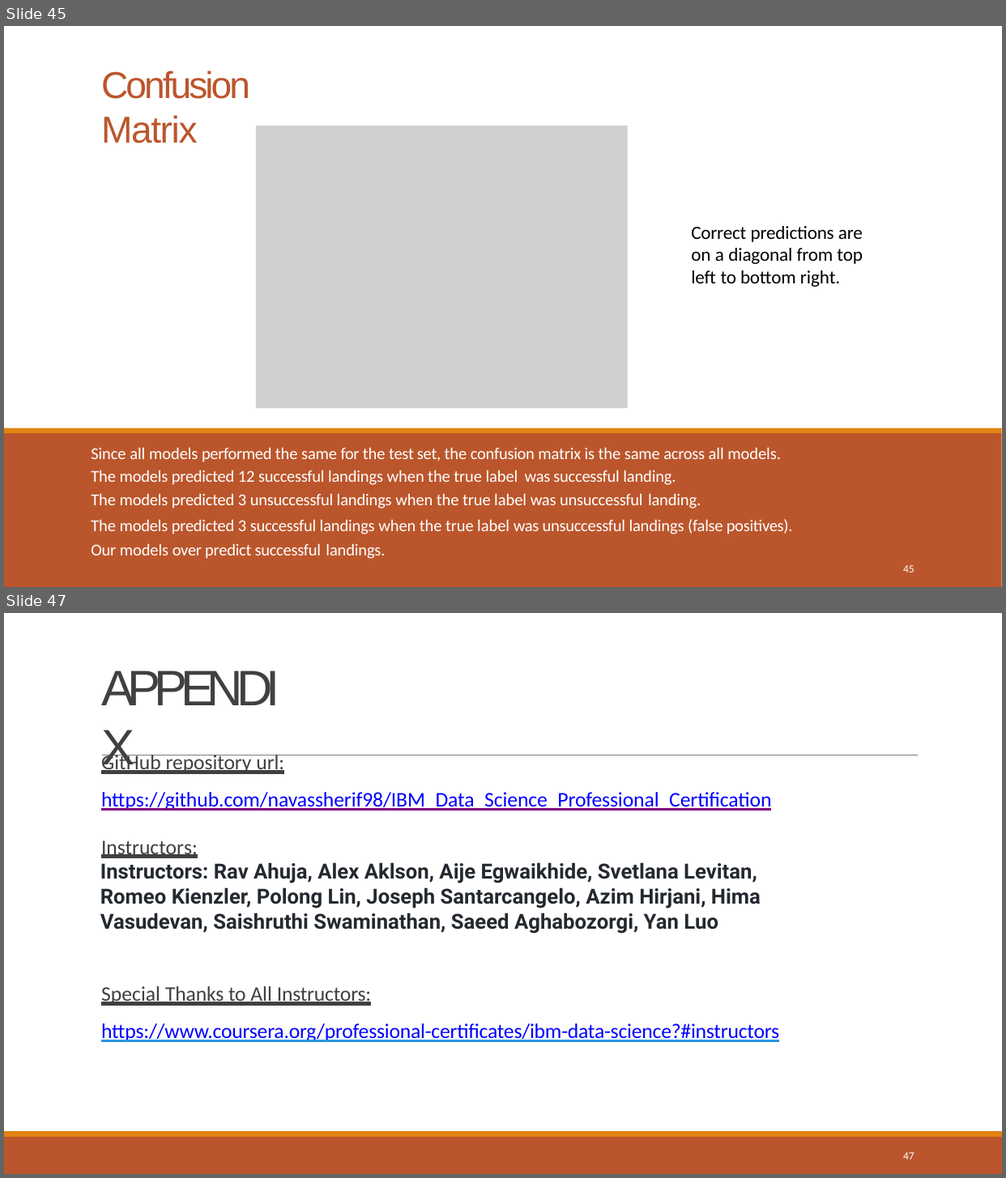
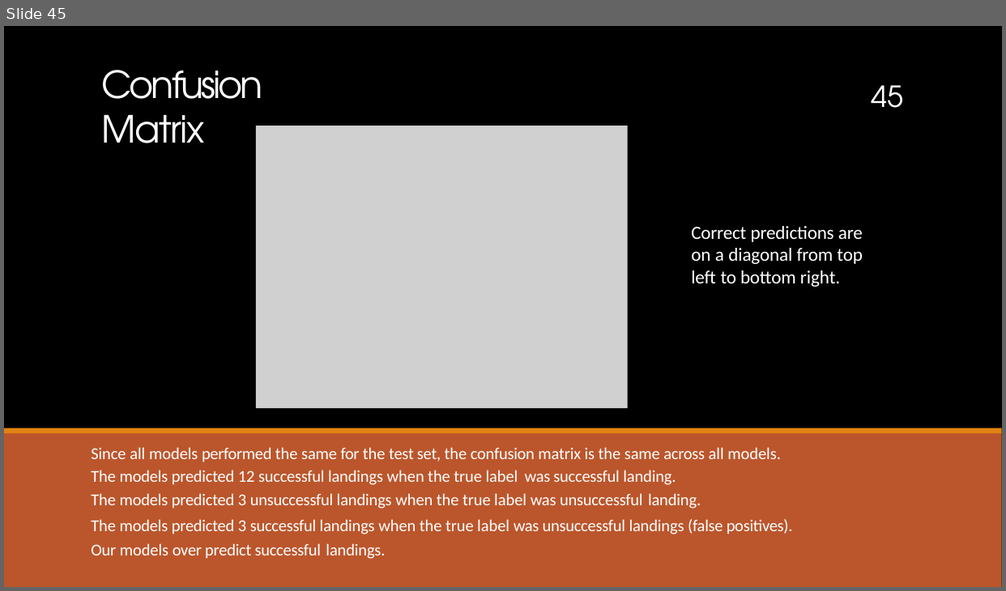
Before and after one commit to Ayyodeji/Applied_Data_Science_Capstone, a slide deck: Week 5 Present Your Data-Driven Insights/Data Science Journey.pptx. Shown one above the other, each under a label of ours: slides 45 and 47 before the commit, slide 45 after it; the slides between them are not shown. The pictures are 1006x1178 and 1006x591 pixels, drawn with LibreOffice and Linux fonts; fonts in the diff are those of the drawing; grey boxes stand for pictures; background and template pictures are left out. Boxes give left, top, right and bottom in pixels: in the first picture for what was removed or moved away, otherwise in the second. Text is boxed around its words. In the diff, an @@ line names an element or a change of style, - is before the commit and + after.

```diff
--- a/Week 5 Present Your Data-Driven Insights/Data Science Journey.pptx
+++ b/Week 5 Present Your Data-Driven Insights/Data Science Journey.pptx
@@ slide 47 removed at (x1=4, y1=613, x2=1002, y2=1174), background #FFFFFF @@
@@ title removed at (x1=100, y1=654, x2=301, y2=717) @@
-APPENDIX
@@ text removed at (x1=100, y1=755, x2=779, y2=1042) @@
-GitHub repository url:
-https://github.com/navassherif98/IBM_Data_Science_Professional_Certification
-Instructors:
-Instructors: Rav Ahuja, Alex Aklson, Aije Egwaikhide, Svetlana Levitan, Romeo Kienzler, Polong Lin, Joseph Santarcangelo, Azim Hirjani, Hima Vasudevan, Saishruthi Swaminathan, Saeed Aghabozorgi, Yan Luo
-Special Thanks to All Instructors:
-https://www.coursera.org/professional-certificates/ibm-data-science?#instructors
@@ freeform shape removed at (x1=101, y1=756, x2=918, y2=756) @@
@@ freeform shape removed at (x1=4, y1=1137, x2=1002, y2=1174) @@
@@ freeform shape removed at (x1=4, y1=1131, x2=1002, y2=1137) @@
@@ page number removed at (x1=903, y1=1152, x2=914, y2=1160) @@
-47
@@ slide 45 changed as well @@
@@ background #FFFFFF to picture (left out) @@
@@ title "Confusion Matrix" at (x1=101, y1=70, x2=263, y2=143): font Arial to TeX Gyre Adventor, text colour #BB562C to #FFFFFF @@
@@ page number moved from (x1=903, y1=565, x2=914, y2=573) to (x1=871, y1=85, x2=903, y2=108) @@
@@ page number at (x1=871, y1=85, x2=903, y2=108): size 10.5 to 28 pt, font Calibri to TeX Gyre Adventor; alignment left to centre; vertical alignment top to bottom @@
@@ text "Correct predictions are on a ..." at (x1=691, y1=226, x2=863, y2=287): text colour #000000 to #FFFFFF @@
```
Also in this commit, not shown: 45 other slides changed, 1 other file.
